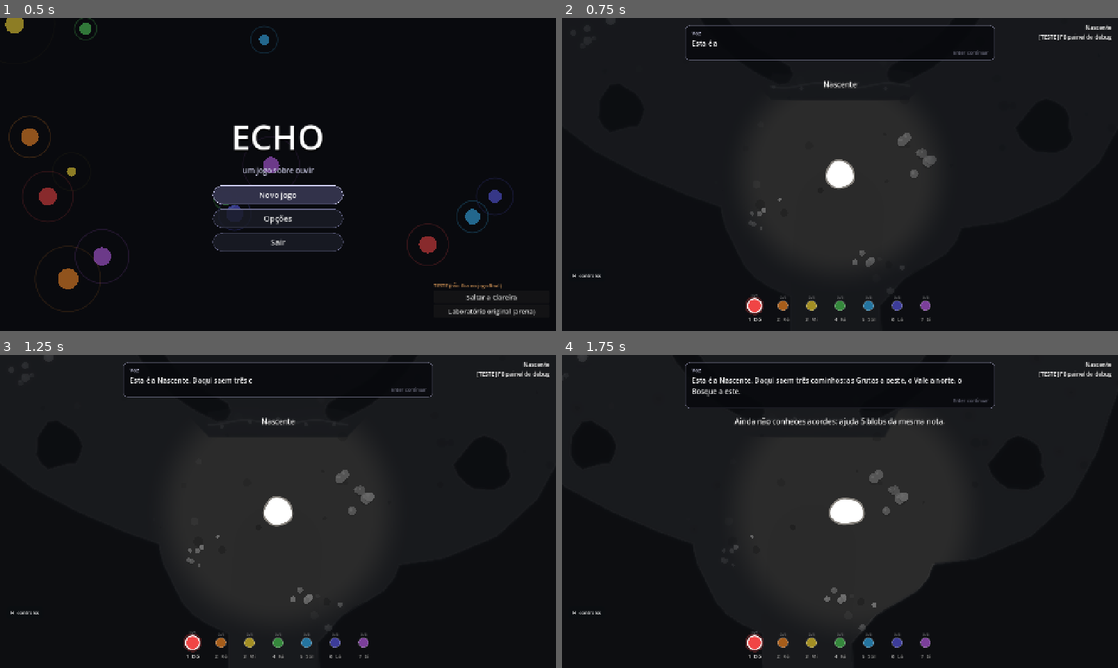
Above: before the commit, frames 1-4 (two rows, left to right).
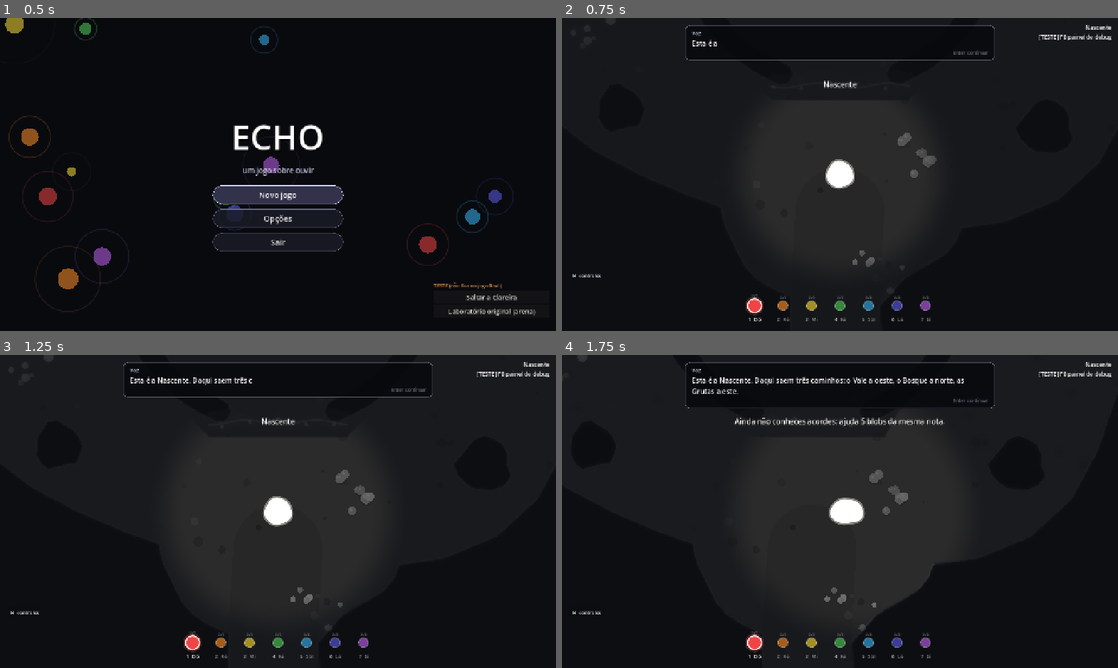
Above: after the commit, the same moments.

Repository: FranciscoVCM/Echo
Game: Godot game, scene res://scenes/ui/title_screen.tscn
Same seed, same stepped clock (60 frames per second), same inputs: the game is played once before the commit and once after it.
Inputs (mouse positions are in pixels of both pictures, inside the frame that each line leads up to):
- Up to frame 1 (0.5 s): no input
- Up to frame 2 (0.75 s): click "Saltar a Clareira" at 0.5 s
- Up to frame 3 (1.25 s): no input
- Up to frame 4 (1.75 s): tap Enter (echo_dialogue) at 1.25 s; move the mouse to (962, 495) at 1.27 s; hold D (echo_right) from 1.28 s (still down); hold Q (echo_chord) from 1.28 s (still down); click (962, 495) at 1.42 s

Frame 1 is identical in both runs. In frame 2, less than 0.1% of the frame differs, in the area x 33-40%, y 57-68%; in frame 3, less than 0.1%; in frame 4, 0.4%, in the area x 23-73%, y 7-63%.

Commit message:
CMY layout order (C west, M north, Y east), neutral Clareira, finale closes the hub exits, HUD shows CMY then K

Diff:
--- a/ECHO/scripts/core/game.gd
+++ b/ECHO/scripts/core/game.gd
@@ -161,6 +161,7 @@
 		"ended": false,
 		## Chords given by K at the start of the finale (so every chord can be used there).
 		"granted_chords": false,
+		"layout_version": WorldLayout.LAYOUT_VERSION,
 	}
 
 
@@ -287,6 +288,16 @@
 	new_progress(int(data.get("seed", 0)))
 	for key in data:
 		progress[key] = data[key]
+	if int(progress.get("layout_version", 1)) != WorldLayout.LAYOUT_VERSION:
+		# The areas moved: their blobs are regenerated; vassals, chords from freed
+		# clearing blobs and the Clareira itself are kept.
+		progress["area_specs"] = {}
+		for blob_id in progress["freed"].keys():
+			if not str(blob_id).begins_with("clearing"):
+				if not (str(blob_id).begins_with("vassal") and progress["vassals"].get(str(blob_id).split(":")[1], false)):
+					progress["freed"].erase(blob_id)
+					progress["freed_area"].erase(blob_id)
+		progress["layout_version"] = WorldLayout.LAYOUT_VERSION
 	return true
 
 
--- a/ECHO/scripts/world/game_world.gd
+++ b/ECHO/scripts/world/game_world.gd
@@ -52,6 +52,7 @@
 }
 ## [pattern, center, area] of the hand-made advanced challenges (for K's first-sight nudges).
 var _set_piece_spots: Array = []
+var _finale_gates: Array[MembraneGate] = []
 
 
 func _ready() -> void:
@@ -418,7 +419,7 @@
 				])
 	elif region == "hub" and _game.progress["clearing_done"]:
 		_say_once("hub_first", [
-			"Esta é a Nascente. Daqui saem três caminhos: as Grutas a oeste, o Vale a norte, o Bosque a este.",
+			"Esta é a Nascente. Daqui saem três caminhos: o Vale a oeste, o Bosque a norte, as Grutas a este.",
 			"Em cada lugar há muitas blobs perdidas... e um vassalo adormecido.",
 			"Vai pela ordem que quiseres. Entra e sai quando quiseres.",
 		])
@@ -513,7 +514,10 @@
 	# The colours are only mentioned once the first guardian has given one back.
 	if _game.cmy_freed_count() > 0:
 		var cmy: Array[String] = []
-		for letter in ["C", "M", "Y", "K"]:
+		var letters := ["C", "M", "Y"]
+		if _final_stage >= 2 or _game.is_vassal_freed("K"):
+			letters.append("K")
+		for letter in letters:
 			cmy.append(letter if _game.is_vassal_freed(letter) else "·")
 		lines.append("Cores: " + " ".join(cmy))
 	if _game.test_mode:
@@ -763,6 +767,14 @@
 	var markers: Dictionary = geometry.region_data("hub")["markers"]
 	match stage:
 		1:
+			# No leaving the Nascente once K's challenge has begun.
+			for exit in [["exit_s", Vector2(320, 44)], ["exit_n", Vector2(320, 44)], ["exit_w", Vector2(44, 320)], ["exit_e", Vector2(44, 320)]]:
+				var gate := MembraneGate.new()
+				gate.size = exit[1]
+				gate.color = Color(0.3, 0.3, 0.35)
+				gate.position = markers[exit[0]]
+				add_child(gate)
+				_finale_gates.append(gate)
 			var missing: Array[int] = _game.grant_all_chords()
 			if not missing.is_empty():
 				var names: Array[String] = []
@@ -840,6 +852,9 @@
 
 func _complete_game() -> void:
 	_final_stage = 5
+	for gate in _finale_gates:
+		if is_instance_valid(gate):
+			gate.open()
 	k_body.completed = true
 	k_body.remove_from_group("ping_blobs")
 	_game.free_vassal("K")
--- a/ECHO/scripts/world/k_companion.gd
+++ b/ECHO/scripts/world/k_companion.gd
@@ -233,7 +233,7 @@
 	else:
 		lines.append("E %s voltou ao mundo." % color_word[letter])
 	var remaining: Array[String] = []
-	var places := {"Y": "as Grutas, a oeste da Nascente", "C": "o Vale, a norte da Nascente", "M": "o Bosque, a este da Nascente"}
+	var places := {"Y": "as Grutas, a este da Nascente", "C": "o Vale, a oeste da Nascente", "M": "o Bosque, a norte da Nascente"}
 	for other in ["Y", "C", "M"]:
 		if not game.is_vassal_freed(other) and other != letter:
 			remaining.append(places[other])
--- a/ECHO/scripts/world/set_pieces.gd
+++ b/ECHO/scripts/world/set_pieces.gd
@@ -16,6 +16,15 @@
 
 
 static func for_area(area: String) -> Array:
+	var specs := _authored(area)
+	for spec in specs:
+		for blob in spec["blobs"]:
+			var at := WorldLayout.transform_point(area, Vector2(blob["pos"][0], blob["pos"][1]))
+			blob["pos"] = [at.x, at.y]
+	return specs
+
+
+static func _authored(area: String) -> Array:
 	match area:
 		"vista":
 			return [
--- a/ECHO/scripts/world/world_layout.gd
+++ b/ECHO/scripts/world/world_layout.gd
@@ -14,8 +14,69 @@
 ## never a single path with dead ends.
 
 
+## Bump when area positions change (old saves then regenerate their areas).
+const LAYOUT_VERSION := 2
+
+
 static func regions() -> Array:
-	return [_hub(), _clearing(), _vista(), _som(), _tato()]
+	# Areas follow the CMY order around the hub: C (Vale) west, M (Bosque) north,
+	# Y (Grutas) east. They were authored elsewhere and are moved by these transforms.
+	return [_hub(), _clearing(), _transform(_vista(), "vista"), _transform(_som(), "som"), _transform(_tato(), "tato")]
+
+
+## Where each area was authored -> where it sits now.
+##   vista: authored west, mirrored to the east      (x, y) -> (-x, y)
+##   som:   authored north, turned to the west       (x, y) -> (y, -x)
+##   tato:  authored east, turned to the north       (x, y) -> (y, -x)
+static func transform_point(area: String, p: Vector2) -> Vector2:
+	match area:
+		"vista":
+			return Vector2(-p.x, p.y)
+		"som", "tato":
+			return Vector2(p.y, -p.x)
+	return p
+
+
+static func _swaps_axes(area: String) -> bool:
+	return area == "som" or area == "tato"
+
+
+static func _transform(region: Dictionary, area: String) -> Dictionary:
+	var swap := _swaps_axes(area)
+	var rooms: Array = []
+	for room in region.get("rooms", []):
+		rooms.append([transform_point(area, room[0]), room[2] if swap else room[1], room[1] if swap else room[2], room[3], room[4]])
+	region["rooms"] = rooms
+	for key in ["corridors", "ridges"]:
+		var lines: Array = []
+		for line in region.get(key, []):
+			var points: Array = []
+			for point in line[0]:
+				points.append(transform_point(area, point))
+			lines.append([points, line[1]])
+		region[key] = lines
+	var rocks: Array = []
+	for rock in region.get("rocks", []):
+		rocks.append([transform_point(area, rock[0]), rock[1], rock[2]])
+	region["rocks"] = rocks
+	var pools: Array = []
+	for pool in region.get("pools", []):
+		pools.append([transform_point(area, pool[0]), pool[2] if swap else pool[1], pool[1] if swap else pool[2], pool[3]])
+	region["pools"] = pools
+	var currents: Array = []
+	for current in region.get("currents", []):
+		var direction: Vector2 = transform_point(area, current[2])
+		currents.append([transform_point(area, current[0]), current[1], direction])
+	region["currents"] = currents
+	var sites: Array = []
+	for site in region.get("sites", []):
+		sites.append([transform_point(area, site[0]), site[1]])
+	region["sites"] = sites
+	var markers := {}
+	for name in region.get("markers", {}):
+		markers[name] = transform_point(area, region["markers"][name])
+	region["markers"] = markers
+	return region
 
 
 static func _hub() -> Dictionary:
@@ -44,6 +105,8 @@
 		"markers": {
 			"center": Vector2(0, 0), "sanctum_gate": Vector2(0, 330),
 			"from_clearing": Vector2(0, 560), "test_start": Vector2(0, 520),
+			# Membranes that close the hub's four exits during K's finale.
+			"exit_s": Vector2(-6, 860), "exit_w": Vector2(-950, -30), "exit_n": Vector2(-40, -890), "exit_e": Vector2(950, 42),
 			"k_fragment_0": Vector2(-560, -260), "k_fragment_1": Vector2(560, -240),
 			"k_fragment_2": Vector2(-520, 300), "k_fragment_3": Vector2(540, 320),
 		},
@@ -52,7 +115,7 @@
 
 static func _clearing() -> Dictionary:
 	return {
-		"name": "clearing", "title": "Clareira", "floor_color": Color(0.24, 0.36, 0.29),
+		"name": "clearing", "title": "Clareira", "floor_color": Color(0.30, 0.31, 0.30),  # neutral: only the 3 zones carry an ink
 		"flora": [Color(0.5, 0.85, 0.55), Color(0.85, 0.9, 0.5), Color(0.55, 0.8, 0.9)],
 		"rooms": [
 			[Vector2(-430, 1840), 230, 200, 0.18, 21],  # start nest
@@ -145,7 +208,7 @@
 			"entry": Vector2(-1500, 0), "vassal": Vector2(-3760, 0), "vassal_gate": Vector2(-3590, 0),
 			"spark_0": Vector2(-3960, -180), "spark_1": Vector2(-3560, -250), "spark_2": Vector2(-3820, 280),
 			"y_anchor_0": Vector2(-3900, -60), "y_anchor_1": Vector2(-3700, -280),
-			"y_anchor_2": Vector2(-3600, 220), "y_anchor_3": Vector2(-3880, 230),
+			"y_anchor_2": Vector2(-3660, 270), "y_anchor_3": Vector2(-3880, 230),
 		},
 	}
 
--- a/ECHO/tests/capture_world.gd
+++ b/ECHO/tests/capture_world.gd
@@ -77,6 +77,15 @@
 	await _goto(Vector2(-2150, 600))
 	await _wait(1.0)
 	await _shot("11_vista_after_y")
+	game.progress["vassals"]["C"] = true
+	game.progress["vassals"]["M"] = true
+	game.progress["vassals"]["Y"] = true
+	world._update_grading(false)
+	world.fov.visible = false
+	get_viewport().get_camera_2d().zoom = Vector2(0.28, 0.28)
+	await _goto(Vector2(0, 0))
+	await _wait(1.0)
+	await _shot("12_nascente_cmy")
 	get_tree().quit()
 
 
--- a/ECHO/tests/world_tests.gd
+++ b/ECHO/tests/world_tests.gd
@@ -242,6 +242,15 @@
 	world.player.global_position = Vector2(0, 150)
 	await frames(10)
 	check(world._final_stage == 1, "entering the sanctum starts K's challenge")
+	check(world._finale_gates.size() == 4, "the Nascente's four exits close during the finale")
+	var trapped_at := Vector2(-6, 760)
+	world.player.global_position = trapped_at
+	world.player.velocity = Vector2.ZERO
+	await frames(2)
+	_press_direction(Vector2.DOWN)
+	await wait(1.5)
+	_release_direction()
+	check(world.player.global_position.y < 860.0, "you cannot walk out of the Nascente during the finale (y=%.0f)" % world.player.global_position.y)
 	for blob in world._final_fragments:
 		await solve_blob(blob, [])
 	await wait(2.0)
@@ -465,9 +474,10 @@
 		"M":
 			var m := vassal as VassalM
 			# Rushing in raises tension (simulated with real input).
-			world.player.global_position = m.global_position + Vector2(-380, 0)
+			var start := spot_near(m.global_position, 380.0)
+			world.player.global_position = start
 			await frames(3)
-			_press_direction(Vector2.RIGHT)
+			_press_direction((m.global_position - start).normalized())
 			await wait(0.9)
 			_release_direction()
 			check(m.tension > 0.2 or m._rolling_to != Vector2.INF, "M: rushing towards it makes it tense (%.2f)" % m.tension)
Not shown, changed: DEVLOG.md
